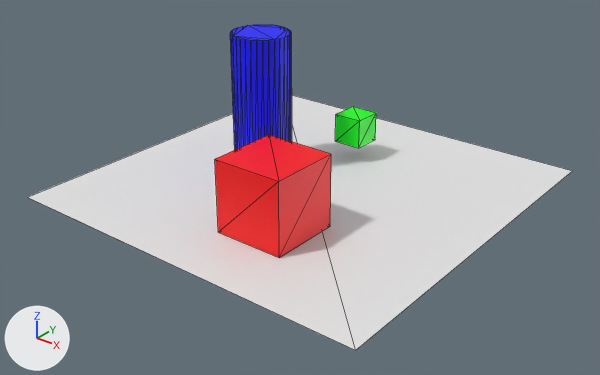
Before and after pictures for a commit that changed the glTF model examples/Assets/Models/GLTF/Test/lightFiledScene.gltf.
Both versions are drawn from a camera (50 mm lens) standing at (15.57, -19.95, 12.1) and looking at (0.39, -0.96, 0.33). The lights are fixed; the arrows at lower left show +X, +Y and +Z. Mesh edges are drawn as thin lines. Where no turn or scale is listed for an object, it has been applied to the vertices.

In view in the first picture: '平面', '柱体', '立方体', '立方体.001'.
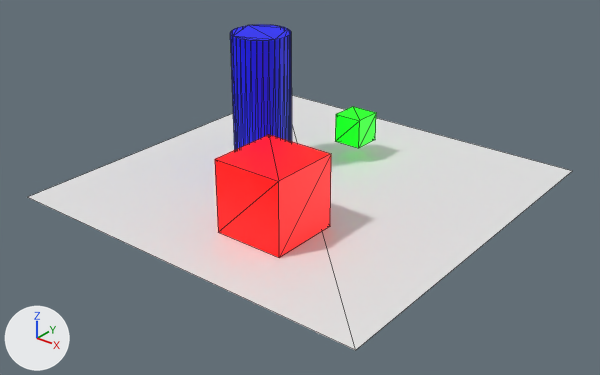
Where the newer file only moved an object's origin or applied its transform, the numbers keep the older frame.

Location of each change, (x1, y1, x2, y2) in pixels of the pictures (600 x 375 px):
'立方体.001', recoloured, surface changed
    both: (215, 135, 331, 258)
'立方体', recoloured, surface changed
    both: (335, 106, 376, 148)

The change, as a list of edits to the scene's bpy script:
```text
Change mat_材质_002:
    mat_材质_002.base_color: (0.0, 1.0, 0.0) -> (0.0, 0.0, 0.0)  # green #00ff00 -> black #000000
    add mat_材质_002.emission_color = (0.0, 1.0, 0.0)  # green #00ff00
    add mat_材质_002.emission_strength = 1.0
Change mat_材质_001:
    add mat_材质_001.emission_color = (0.5, 0.0, 0.0)  # red #bc0000
    add mat_材质_001.emission_strength = 1.0
```
